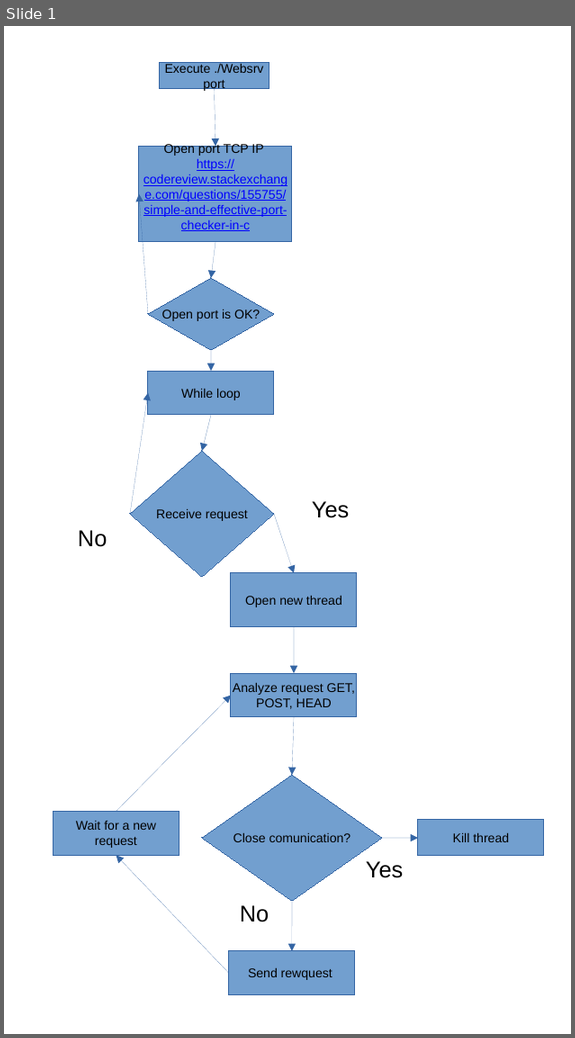
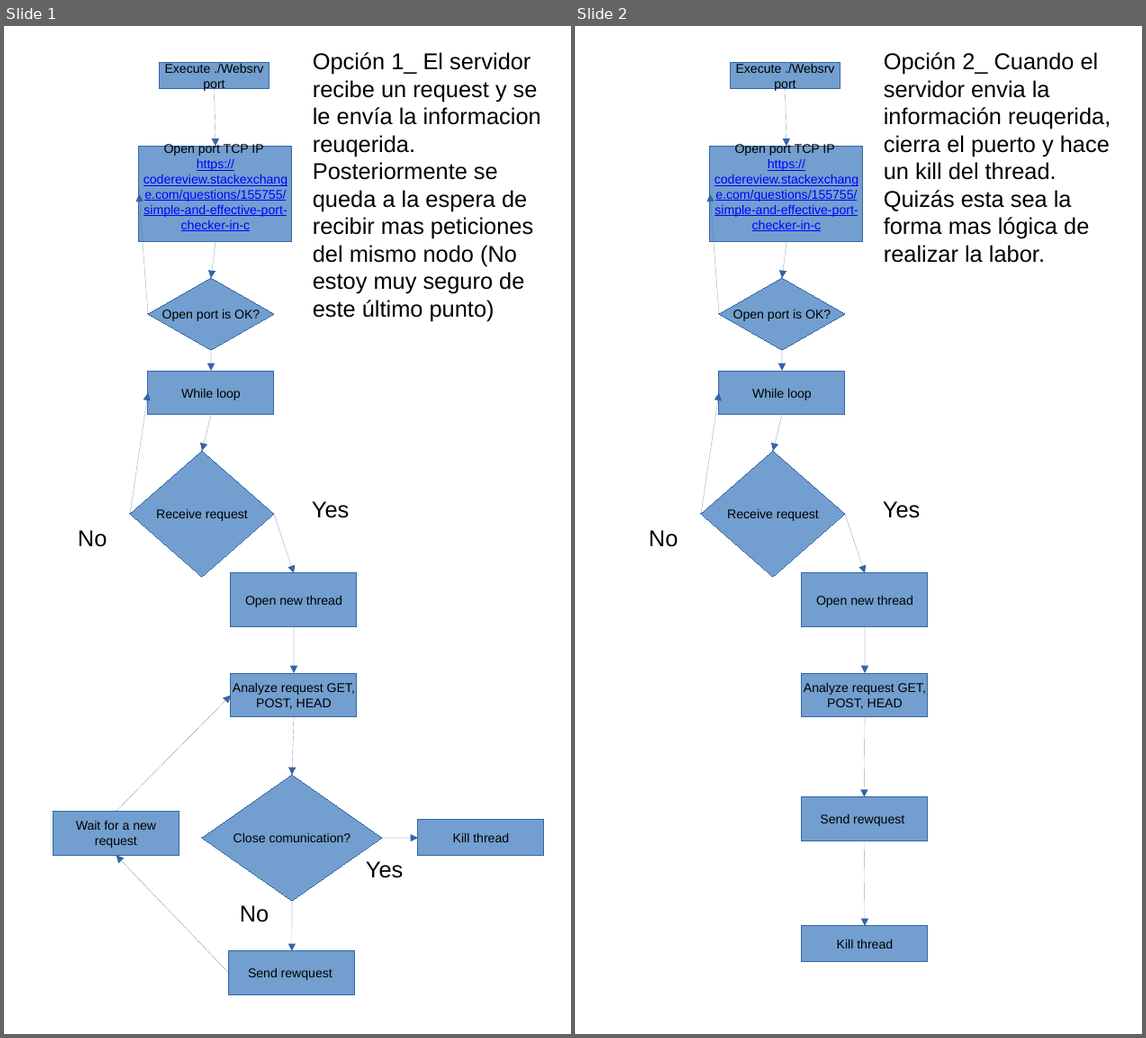
Before and after one commit to ErnestoAvedillo/Webserv, a slide deck: Resources/Diagramm.pptx. Shown side by side, each under a label of ours: slide 1 before the commit, slides 1 and 2 after it. The pictures are 575x1038 and 1146x1038 pixels, drawn with LibreOffice and Linux fonts; fonts in the diff are those of the drawing. Boxes give left, top, right and bottom in pixels: in the first picture for what was removed or moved away, otherwise in the second. Text is boxed around its words. In the diff, an @@ line names an element or a change of style, - is before the commit and + after.

Commit message:
Nueva versión del diagrama lógico.

```diff
--- a/Resources/Diagramm.pptx
+++ b/Resources/Diagramm.pptx
@@ slide 2 added at bbox=[575, 26, 1142, 1034], background #FFFFFF @@
@@ text added at bbox=[884, 52, 1111, 263], 18 pt, text #000000 @@
+Opción 2_ Cuando el servidor envia la información reuqerida, cierra el puerto y hace un kill del thread.
+Quizás esta sea la forma mas lógica de realizar la labor.
@@ rectangle added at bbox=[731, 63, 841, 88], fill #729FCF, outline #3465A4 0 pt, 10 pt, text #000000 @@
+Execute ./Websrv port
@@ arrow added from (786, 89) to (787, 146), #3465A4 0 pt @@
@@ rectangle added at bbox=[710, 146, 863, 242], fill #729FCF, outline #3465A4 0 pt, 10 pt, text #0000FF, underline @@
+Open port TCP IP
+https://codereview.stackexchange.com/questions/155755/simple-and-effective-port-checker-in-c
@@ arrow added from (720, 314) to (710, 194), #3465A4 0 pt @@
@@ arrow added from (787, 242) to (782, 278), #3465A4 0 pt @@
@@ freeform shape added at bbox=[719, 278, 845, 351], fill #729FCF, outline #3465A4 0 pt, 10 pt, text #000000 @@
+Open port is OK?
@@ rectangle added at bbox=[719, 371, 845, 415], fill #729FCF, outline #3465A4 0 pt, 10 pt, text #000000 @@
+While loop
@@ arrow added from (782, 350) to (782, 371), #3465A4 0 pt @@
@@ arrow added from (701, 515) to (720, 392), #3465A4 0 pt @@
@@ arrow added from (782, 415) to (773, 451), #3465A4 0 pt @@
@@ freeform shape added at bbox=[701, 451, 845, 578], fill #729FCF, outline #3465A4 0 pt, 10 pt, text #000000 @@
+Receive request
@@ text added at bbox=[883, 501, 920, 518], 18 pt, text #000000 @@
+Yes
@@ text added at bbox=[649, 530, 678, 547], 18 pt, text #000000 @@
+No
@@ arrow added from (845, 514) to (865, 573), #3465A4 0 pt @@
@@ rectangle added at bbox=[802, 573, 928, 627], fill #729FCF, outline #3465A4 0 pt, 10 pt, text #000000 @@
+Open new thread
@@ arrow added from (865, 627) to (865, 673), #3465A4 0 pt @@
@@ rectangle added at bbox=[802, 673, 928, 717], fill #729FCF, outline #3465A4 0 pt, 10 pt, text #000000 @@
+Analyze request GET, POST, HEAD
@@ arrow added from (865, 717) to (864, 797), #3465A4 0 pt @@
@@ rectangle added at bbox=[801, 797, 927, 840], fill #729FCF, outline #3465A4 0 pt, 10 pt, text #000000 @@
+Send rewquest
@@ arrow added from (864, 840) to (865, 926), #3465A4 0 pt @@
@@ rectangle added at bbox=[802, 926, 928, 962], fill #729FCF, outline #3465A4 0 pt, 10 pt, text #000000 @@
+Kill thread
@@ slide 1 changed as well @@
@@ text added at bbox=[313, 52, 541, 318], 18 pt, text #000000 @@
+Opción 1_ El servidor recibe un request y se le envía la informacion reuqerida.
+Posteriormente se queda a la espera de recibir mas peticiones del mismo nodo (No estoy muy seguro de este último punto)
```
